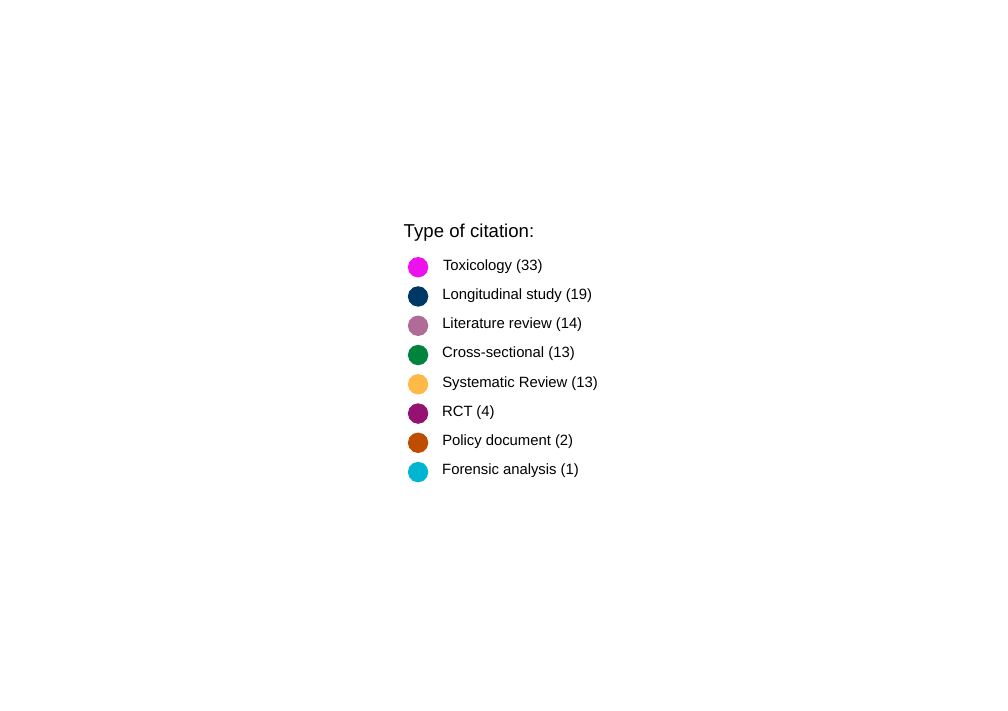
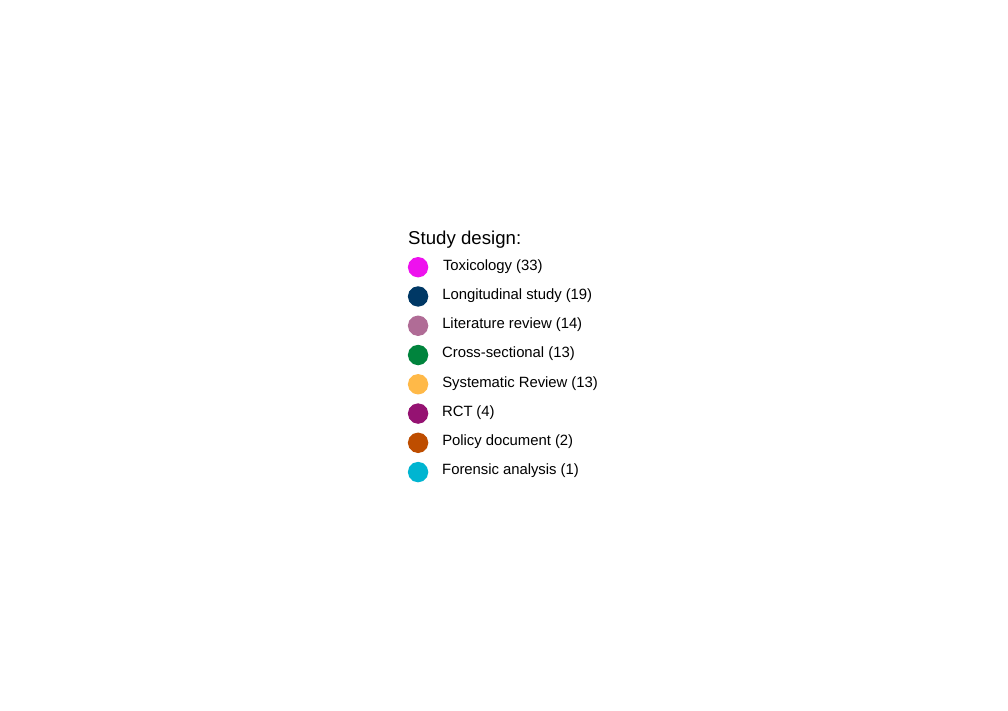
Before and after one commit to marissasmith8/Citation-Network-Analysis, a slide deck: slide 1 of outputs/legend_stud_paper.pptx. Drawn at 1008x711 pixels with LibreOffice and Linux fonts; fonts in the diff are those of the drawing. Boxes give left, top, right and bottom in pixels: in the first picture for what was removed or moved away, otherwise in the second. Text is boxed around its words. In the diff, an @@ line names an element or a change of style, - is before the commit and + after.

```diff
--- a/outputs/legend_stud_paper.pptx
+++ b/outputs/legend_stud_paper.pptx
@@ rectangle removed at <box>196,183,812,527</box> @@
@@ text removed at <box>404,223,534,241</box> @@
-Type of citation:
@@ text added at <box>408,230,521,248</box>, 11 pt, text #000000 @@
+Study design:
```
Also in this commit, not shown: 3 other files.
